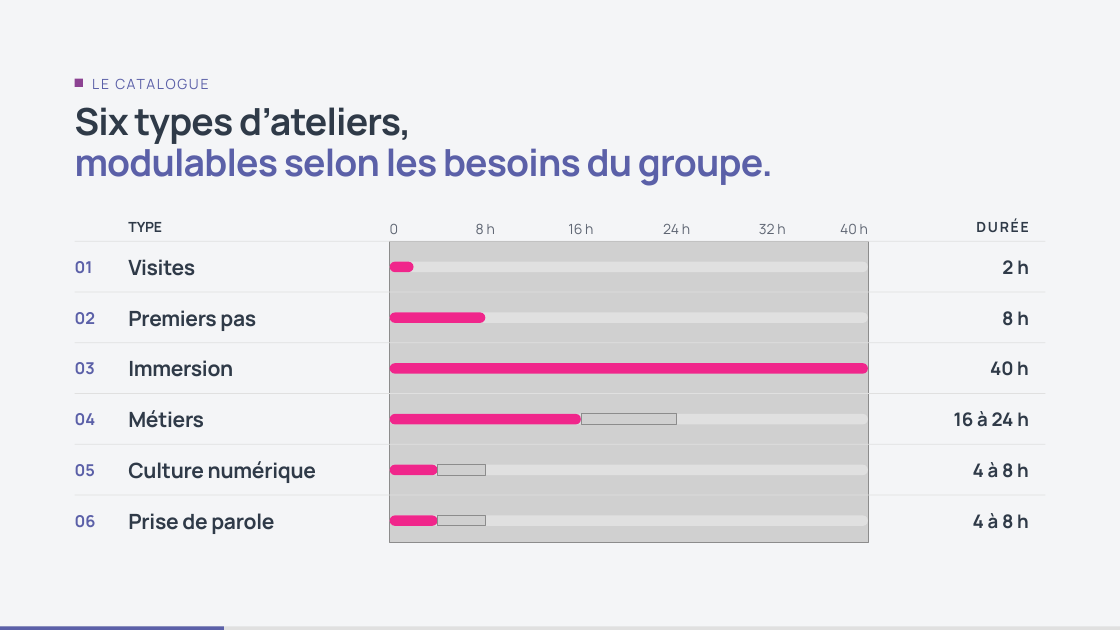
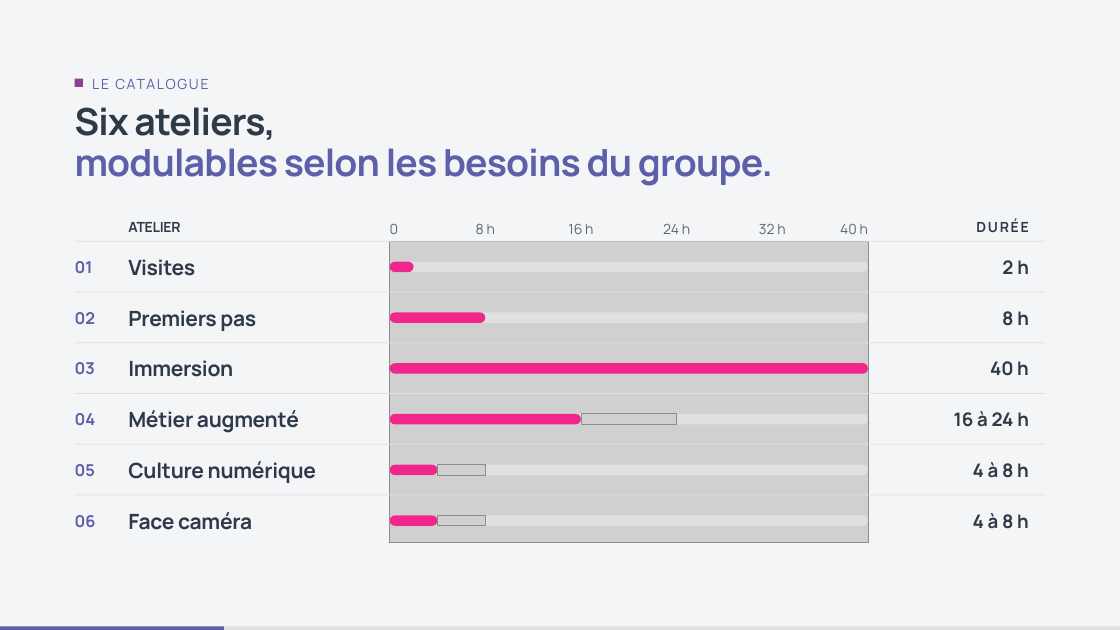
Before and after one commit to DigitalFactory-lab/Catalogue-DigitalFactory, a slide deck: slide 2 of Types-ateliers-Digital-Factory.pptx. Drawn at 1120x630 pixels with LibreOffice and Linux fonts; fonts in the diff are those of the drawing; grey boxes stand for pictures. Boxes give left, top, right and bottom in pixels: in the first picture for what was removed or moved away, otherwise in the second. Text is boxed around its words. In the diff, an @@ line names an element or a change of style, - is before the commit and + after.

```diff
--- a/Types-ateliers-Digital-Factory.pptx
+++ b/Types-ateliers-Digital-Factory.pptx
@@ title at (75,107,276,140): text changed @@
-Six types d’ateliers,
+Six ateliers,
@@ text at (128,222,180,232): text changed @@
-TYPE
+ATELIER
@@ text at (128,410,299,433): text changed @@
-Métiers
+Métier augmenté
@@ text at (128,512,252,530): text changed @@
-Prise de parole
+Face caméra
```
Also in this commit, not shown: 5 other slides changed, 11 other files.
